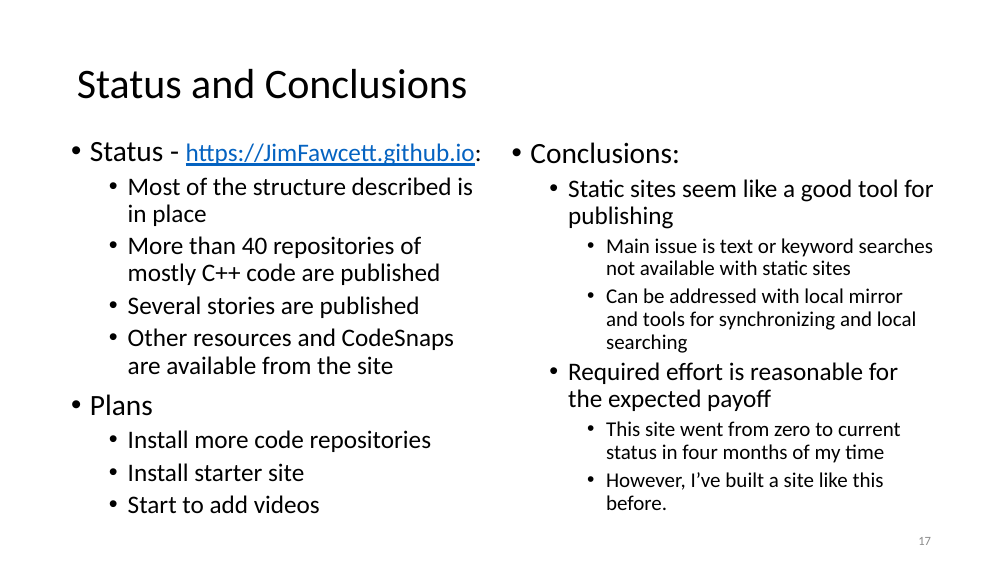
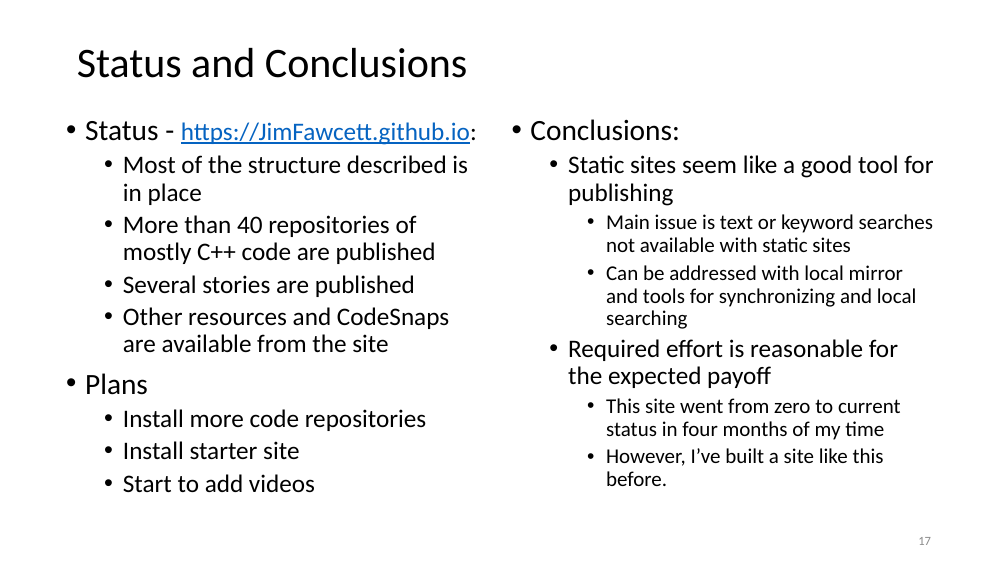
Before and after one commit to JimFawcett/JimFawcett.github.io, a slide deck: slide 17 of Resources/PublishingSourceCode.pptx. Drawn at 1008x567 pixels with LibreOffice and Linux fonts; fonts in the diff are those of the drawing. Boxes give left, top, right and bottom in pixels: in the first picture for what was removed or moved away, otherwise in the second. Text is boxed around its words. In the diff, an @@ line names an element or a change of style, - is before the commit and + after.

```diff
--- a/Resources/PublishingSourceCode.pptx
+++ b/Resources/PublishingSourceCode.pptx
@@ title "Status and Conclusions": place and size @@
-title "Status and Conclusions" at [77,69,467,99]
+title "Status and Conclusions" at [77,48,467,78]
@@ text "Status - https://JimFawcett.github.io:": place and size @@
-text "Status - https://JimFawcett.github.io:" at [90,142,482,514]
+text "Status - https://JimFawcett.github.io:" at [85,121,477,493]
@@ text "Conclusions:": place and size @@
-text "Conclusions:" at [530,142,933,510]
+text "Conclusions:" at [530,119,933,486]
```
Also in this commit, not shown: 9 other slides changed, 1 other file.
